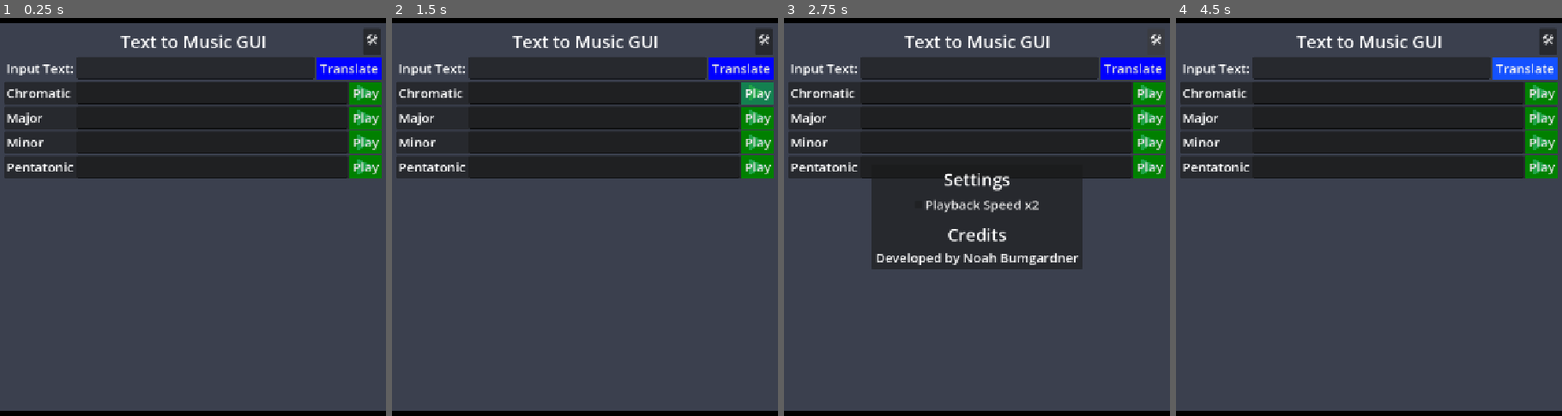
Above: before the commit, frames 1-4 (left to right).
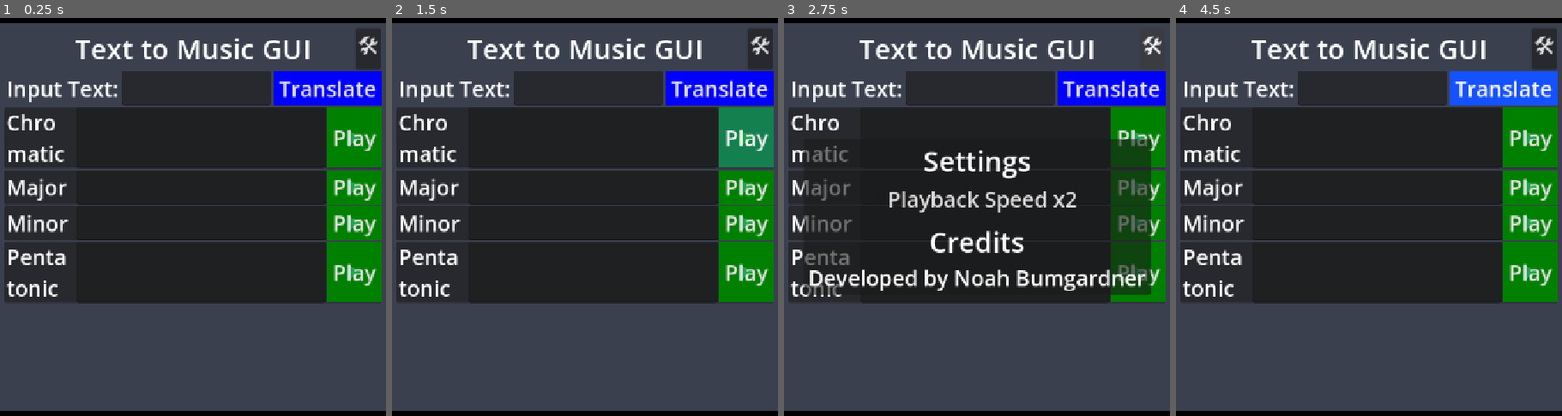
Above: after the commit, the same moments.

Repository: NBumgardner/text-to-music-gui-2015
Game: Godot game, scene res://scenes/main/main.tscn
Two runs of this game, one before a commit and one after it. Both use one fixed random seed, a clock stepped at 60 frames per second and the inputs below.
Inputs:
- Up to frame 1 (0.25 s): no input
- Up to frame 2 (1.5 s): click "Play" at 0.5 s; click "Play" at 1.25 s
- Up to frame 3 (2.75 s): click "🛠" at 2 s
- Up to frame 4 (4.5 s): click "Translate" at 2.75 s; click "🛠" at 3.5 s; click "Translate" at 4.25 s

The runs differ from the first frame. In frame 1, 42% of the frame differs, in the area x 1-99%, y 2-72%; in frame 2, 43%; in frame 3, 34%; in frame 4, 42%.

Commit message:
Enlarge Text for Mobile Friendly

Diff:
--- a/v2-godot/themes/default.tres
+++ b/v2-godot/themes/default.tres
@@ -1,6 +1,6 @@
 [gd_resource type="Theme" format=3 uid="uid://ccelkuex2s4r3"]
 
 [resource]
-default_font_size = 24
+default_font_size = 40
 MarginContainer/constants/margin_left = 4
 MarginContainer/constants/margin_right = 2
--- a/v2-godot/themes/header_font_size_theme.tres
+++ b/v2-godot/themes/header_font_size_theme.tres
@@ -1,4 +1,4 @@
 [gd_resource type="Theme" format=3 uid="uid://b8puw31rhp53r"]
 
 [resource]
-default_font_size = 32
+default_font_size = 52
